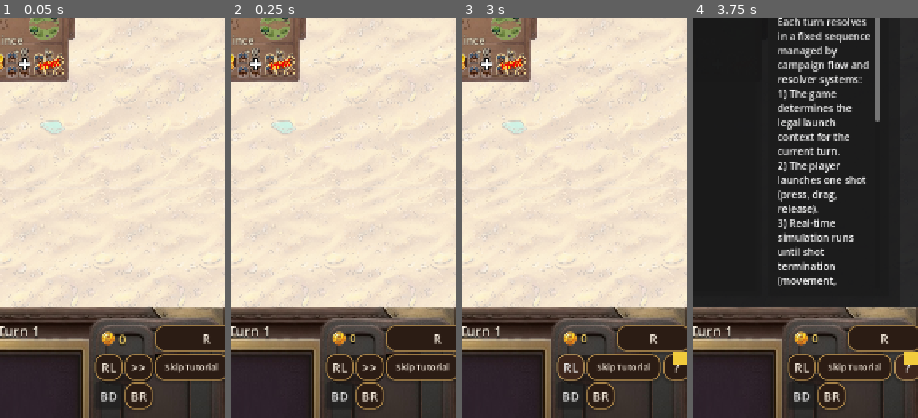
Above: before the commit, frames 1-4 (left to right).
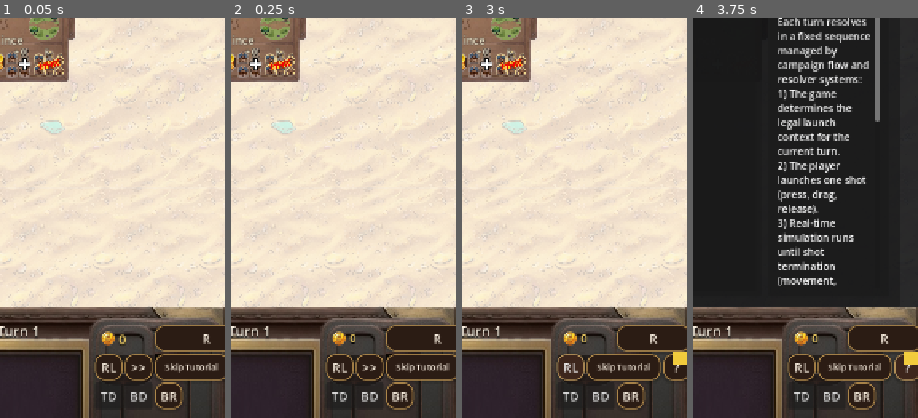
Above: after the commit, the same moments.

Repository: alocc911/aislingin
Game: Godot game, scene res://scenes/main.tscn
The game is run twice, just before and just after one commit, with the same random seed, the same clock (stepped at 60 frames per second) and the same inputs.
Inputs (mouse positions are % of the whole screen's width and height, from its top left):
- Up to frame 1 (0.05 s): no input
- Up to frame 2 (0.25 s): no input
- Up to frame 3 (3 s): click (83, 95) at 0.52 s; type "12" at 0.6 s; click (74, 76) at 1.25 s, where only the run after the commit has a clickable "TD"; click "R" at 2 s; click "RL" at 2.75 s
- Up to frame 4 (3.75 s): click "?" at 3.5 s
The pictures show only the part of the screen within x 50-100%, y 29-79%; the shares and areas given below are measured in that part.

The runs differ from the first frame. In frame 1, 1.1% of the frame differs, in the area x 44-82%, y 91-98%; in frame 2, 1.1%; in frame 3, 1.1%; in frame 4, 1.1%.

Commit message:
Add Troop Debug button and full-turn troop movement dump

Diff:
--- a/scripts/Main.gd
+++ b/scripts/Main.gd
@@ -233,6 +233,8 @@
 var _bug_black_box_events: Array[Dictionary] = []
 var _friendly_boss_debug_turns: Array[Dictionary] = []
 var _friendly_boss_debug_tick_counter: int = 0
+var _troop_debug_turns: Array[Dictionary] = []
+var _troop_debug_tick_counter: int = 0
 
 
 func get_friendly_march_threshold() -> int:
@@ -410,6 +412,7 @@
 
 func _record_friendly_boss_turn_debug(turn_value: int, log_lines: Array[String]) -> void:
 	var friendly_lines: Array[String] = []
+	var troop_lines: Array[String] = []
 	var move_plan_line: String = ""
 	var move_result_line: String = ""
 	var lifecycle_events: Array[String] = []
@@ -426,6 +429,8 @@
 			lifecycle_events.append(text)
 		if text.find("Friendly boss") != -1 or text.find("friendly boss") != -1 or text.find("Boss-home march debug") != -1 or text.find(" moved ") != -1:
 			friendly_lines.append(text)
+		if text.find(" moved ") != -1 and text.find(" troops from ") != -1:
+			troop_lines.append(text)
 	if friendly_lines.is_empty():
 		if log_lines.is_empty():
 			friendly_lines.append("No automated engagement events were recorded for this turn.")
@@ -443,6 +448,14 @@
 	})
 	if _friendly_boss_debug_turns.size() > 64:
 		_friendly_boss_debug_turns.remove_at(0)
+	_troop_debug_tick_counter += 1
+	_troop_debug_turns.append({
+		"turn": turn_value,
+		"tick_id": _troop_debug_tick_counter,
+		"lines": troop_lines
+	})
+	if _troop_debug_turns.size() > 64:
+		_troop_debug_turns.remove_at(0)
 
 
 func _on_friendly_boss_debug_dump_requested() -> void:
@@ -519,6 +532,31 @@
 		previous_turn = turn_number
 	var payload: String = "\n".join(out)
 	DisplayServer.clipboard_set(payload)
+
+
+func _on_troop_debug_dump_requested() -> void:
+	var out: Array[String] = []
+	out.append("Troop Debug Dump")
+	out.append("Captured at: %s" % Time.get_datetime_string_from_system(true, true))
+	out.append("Schema: turn-separated troop movement lines (v1)")
+	var previous_turn: int = -1
+	for entry_any in _troop_debug_turns:
+		var entry: Dictionary = entry_any
+		out.append("")
+		var turn_value: int = int(entry.get("turn", -1))
+		var tick_id: int = int(entry.get("tick_id", -1))
+		out.append("Turn %d" % turn_value)
+		out.append("- Envelope: turn=%d | phase=end_of_enemy_turn | tick_id=%d" % [turn_value, tick_id])
+		if previous_turn >= 0 and turn_value != previous_turn + 1:
+			out.append("- Continuity warning: previous turn was %d; expected %d but got %d." % [previous_turn, previous_turn + 1, turn_value])
+		var lines_any: Variant = entry.get("lines", [])
+		if lines_any is Array and not (lines_any as Array).is_empty():
+			for line_any in lines_any:
+				out.append("  * %s" % String(line_any))
+		else:
+			out.append("  * No troop movement lines were recorded this turn.")
+		previous_turn = turn_value
+	DisplayServer.clipboard_set("\n".join(out))
 
 
 func _parse_debug_kv_line(line: String) -> Dictionary:
--- a/scripts/MainUIBridge.gd
+++ b/scripts/MainUIBridge.gd
@@ -81,6 +81,8 @@
 		_main.ui.bug_report_submitted.connect(_main._on_bug_report_submitted)
 	if _main.ui.has_signal("friendly_boss_debug_dump_requested") and not _main.ui.friendly_boss_debug_dump_requested.is_connected(_main._on_friendly_boss_debug_dump_requested):
 		_main.ui.friendly_boss_debug_dump_requested.connect(_main._on_friendly_boss_debug_dump_requested)
+	if _main.ui.has_signal("troop_debug_dump_requested") and not _main.ui.troop_debug_dump_requested.is_connected(_main._on_troop_debug_dump_requested):
+		_main.ui.troop_debug_dump_requested.connect(_main._on_troop_debug_dump_requested)
 
 	if _main.ui.has_signal("bottom_bar_resized") and _main.camera_controller != null:
 		var resize_callable: Callable = Callable(_main.camera_controller, "on_ui_bottom_bar_resized")
--- a/scripts/UIOverlay.gd
+++ b/scripts/UIOverlay.gd
@@ -41,6 +41,7 @@
 signal tutorial_finished()
 signal field_guide_note_selected(note_key: String)
 signal data_dump_requested()
+signal troop_debug_dump_requested()
 signal friendly_boss_debug_dump_requested()
 signal bug_report_submitted(report_payload: Dictionary)
 
@@ -228,6 +229,7 @@
 var _help_btn: Button = null
 var _help_badge: Label = null
 var _data_dump_btn: Button = null
+var _troop_debug_btn: Button = null
 var _friendly_boss_debug_btn: Button = null
 var _bug_report_backdrop: ColorRect = null
 var _bug_report_title_edit: LineEdit = null
@@ -283,6 +285,7 @@
 	_ensure_opening_gameplay_tutorial_skip_button()
 	_ensure_help_button()
 	_ensure_data_dump_button()
+	_ensure_troop_debug_button()
 	_ensure_friendly_boss_debug_button()
 	_apply_bottom_bar_dashboard_layout()
 	_apply_bottom_bar_visual_style()
@@ -310,6 +313,8 @@
 		)
 	if _friendly_boss_debug_btn:
 		_friendly_boss_debug_btn.pressed.connect(func(): emit_signal("friendly_boss_debug_dump_requested"))
+	if _troop_debug_btn:
+		_troop_debug_btn.pressed.connect(func(): emit_signal("troop_debug_dump_requested"))
 	_pause_btn.pressed.connect(func(): emit_signal("pause_pressed"))
 	_pause_btn.visible = false
 	_pause_btn.disabled = true
@@ -1000,7 +1005,7 @@
 		if _pause_btn != null:
 			_pause_btn.visible = false
 			_pause_btn.disabled = true
-		for btn in [_data_dump_btn, _friendly_boss_debug_btn, _cancel_btn, _place_magnet_btn]:
+		for btn in [_data_dump_btn, _troop_debug_btn, _friendly_boss_debug_btn, _cancel_btn, _place_magnet_btn]:
 			_move_control_to_container(btn, _right_utility_actions_row)
 		_right_panel_utility_structure_signature = structure_signature
 
@@ -1011,7 +1016,7 @@
 	var parts: PackedStringArray = PackedStringArray()
 	parts.append(str(gold_target != null))
 	parts.append(str(gold_target.get_instance_id()) if gold_target != null else "0")
-	for node in [_restart_btn, _retry_btn, _skip_to_end_btn, _end_engagement_btn, _opening_gameplay_tutorial_skip_btn, _data_dump_btn, _friendly_boss_debug_btn, _help_btn, _reopen_summary_btn, _cancel_btn, _place_magnet_btn]:
+	for node in [_restart_btn, _retry_btn, _skip_to_end_btn, _end_engagement_btn, _opening_gameplay_tutorial_skip_btn, _data_dump_btn, _troop_debug_btn, _friendly_boss_debug_btn, _help_btn, _reopen_summary_btn, _cancel_btn, _place_magnet_btn]:
 		parts.append(str(node != null))
 		parts.append(str(node.get_instance_id()) if node != null else "0")
 	return "|".join(parts)
@@ -1062,6 +1067,7 @@
 		_opening_gameplay_tutorial_skip_btn.tooltip_text = _opening_gameplay_tutorial_skip_label
 		_opening_gameplay_tutorial_skip_btn.text = _opening_gameplay_tutorial_skip_label
 	_apply_symbol_control_button(_data_dump_btn, "BR", "Bug Report")
+	_apply_symbol_control_button(_troop_debug_btn, "TD", "Troop Debug")
 	_apply_symbol_control_button(_friendly_boss_debug_btn, "BD", "Boss Debug")
 	_apply_symbol_control_button(_help_btn, DASHBOARD_GLYPH_HELP, "Help")
 	_apply_symbol_control_button(_reopen_summary_btn, DASHBOARD_GLYPH_SUMMARY, "Summary")
@@ -1840,6 +1846,25 @@
 	_friendly_boss_debug_btn.focus_mode = Control.FOCUS_CLICK
 	_friendly_boss_debug_btn.custom_minimum_size = Vector2(118, 0)
 	_utility_block.add_child(_friendly_boss_debug_btn)
+
+
+func _ensure_troop_debug_button() -> void:
+	if _utility_block == null:
+		return
+	if _troop_debug_btn != null and is_instance_valid(_troop_debug_btn):
+		return
+	var existing: Node = _utility_block.get_node_or_null("TroopDebugBtn")
+	if existing is Button:
+		_troop_debug_btn = existing as Button
+		return
+	_troop_debug_btn = Button.new()
+	_troop_debug_btn.name = "TroopDebugBtn"
+	_troop_debug_btn.text = "TD"
+	_troop_debug_btn.focus_mode = Control.FOCUS_CLICK
+	_troop_debug_btn.custom_minimum_size = Vector2(118, 0)
+	_utility_block.add_child(_troop_debug_btn)
+	if _data_dump_btn != null and is_instance_valid(_data_dump_btn):
+		_utility_block.move_child(_troop_debug_btn, _data_dump_btn.get_index() + 1)
 
 
 func _connect_data_dump_button() -> void:
